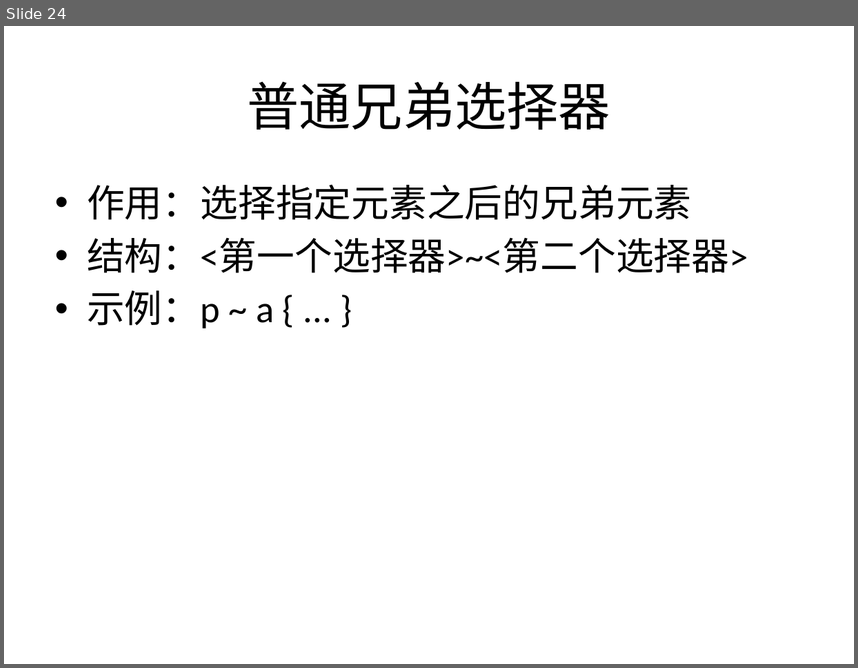
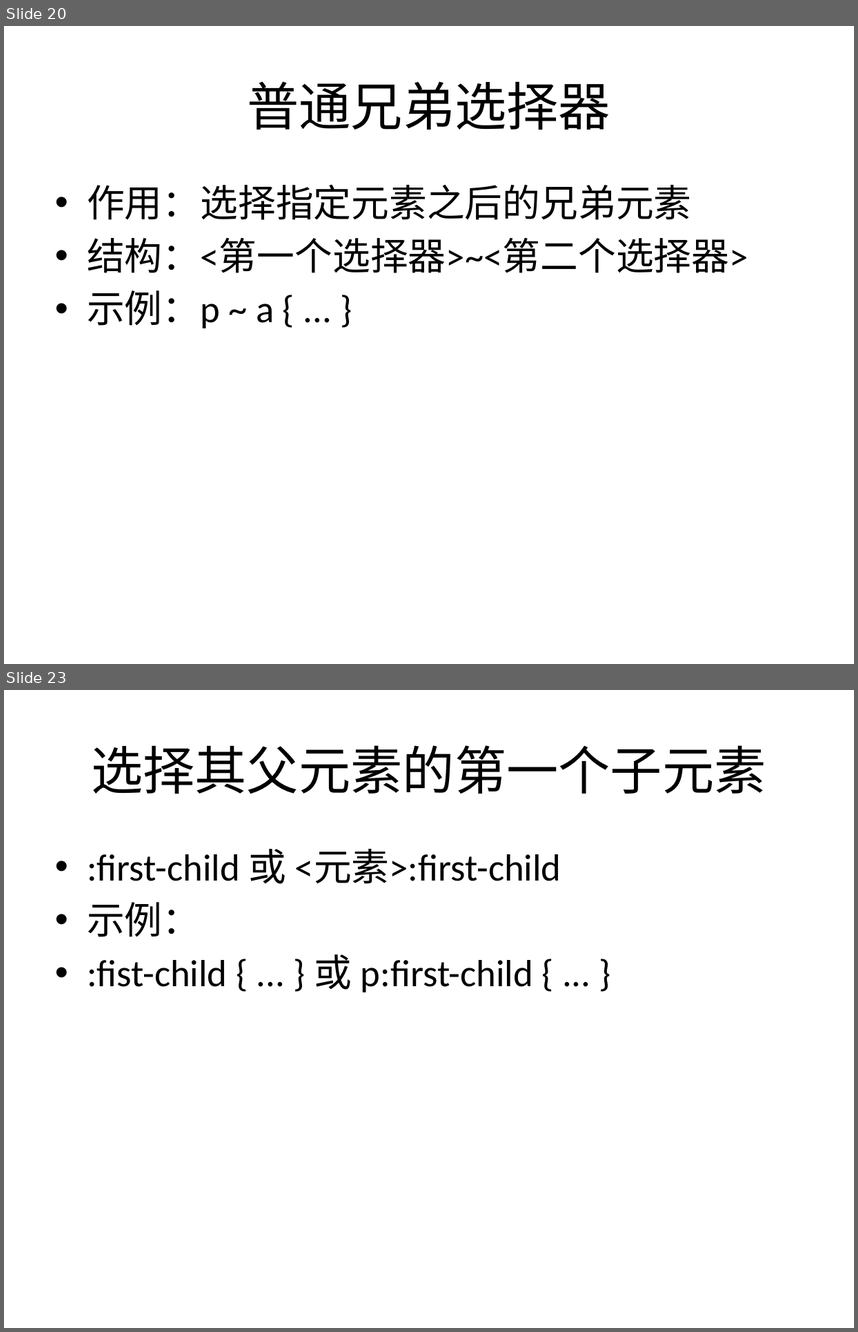
Before and after one commit to sans123wx/class, a slide deck: 网页设计与制作/课件/4/css选择器.pptx. Shown one above the other, each under a label of ours: slide 24 before the commit, slides 20 and 23 after it; the slides between them are not shown. The pictures are 858x668 and 858x1332 pixels, drawn with LibreOffice and Linux fonts; fonts in the diff are those of the drawing. Boxes give left, top, right and bottom in pixels: in the first picture for what was removed or moved away, otherwise in the second. Text is boxed around its words. In the diff, an @@ line names an element or a change of style, - is before the commit and + after.

```diff
--- a/网页设计与制作/课件/4/css选择器.pptx
+++ b/网页设计与制作/课件/4/css选择器.pptx
@@ slide 23 added at bbox=[4, 690, 854, 1328], background #FFFFFF @@
@@ title added at bbox=[91, 745, 766, 794], 44 pt, text #000000 @@
+选择其父元素的第一个子元素
@@ text added at bbox=[87, 849, 562, 992], 32 pt, text #000000 @@
+• :first-child 或 <元素>:first-child
+• 示例：
+• :fist-child { ... } 或 p:first-child { ... }
@@ what was slide 24 is now slide 20 @@
```
Also in this commit, not shown: 9 other slides added, 4 slides removed, 20 other files.
